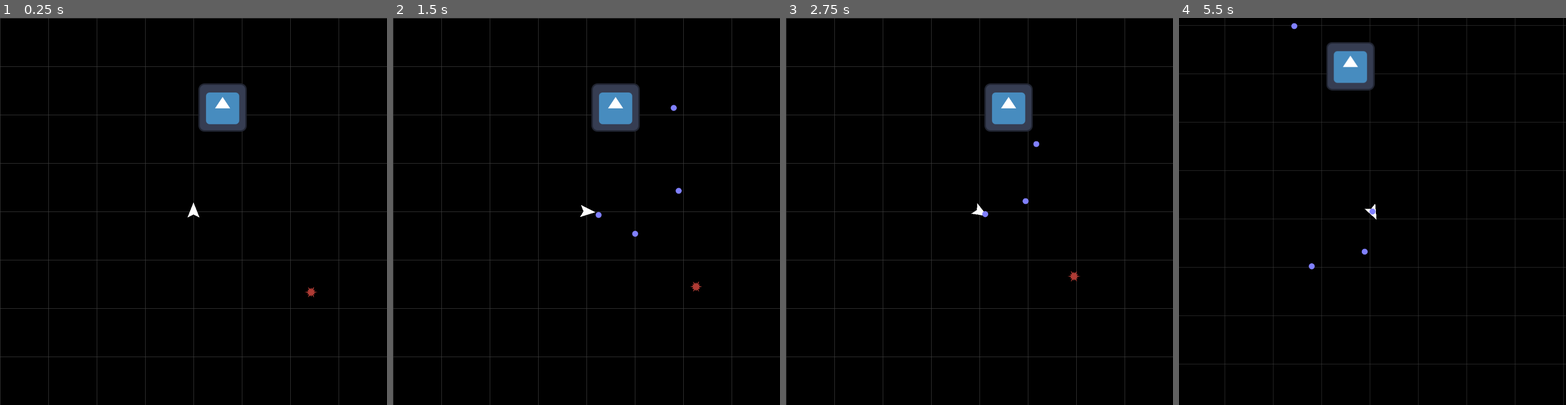
Above: before the commit, frames 1-4 (left to right).
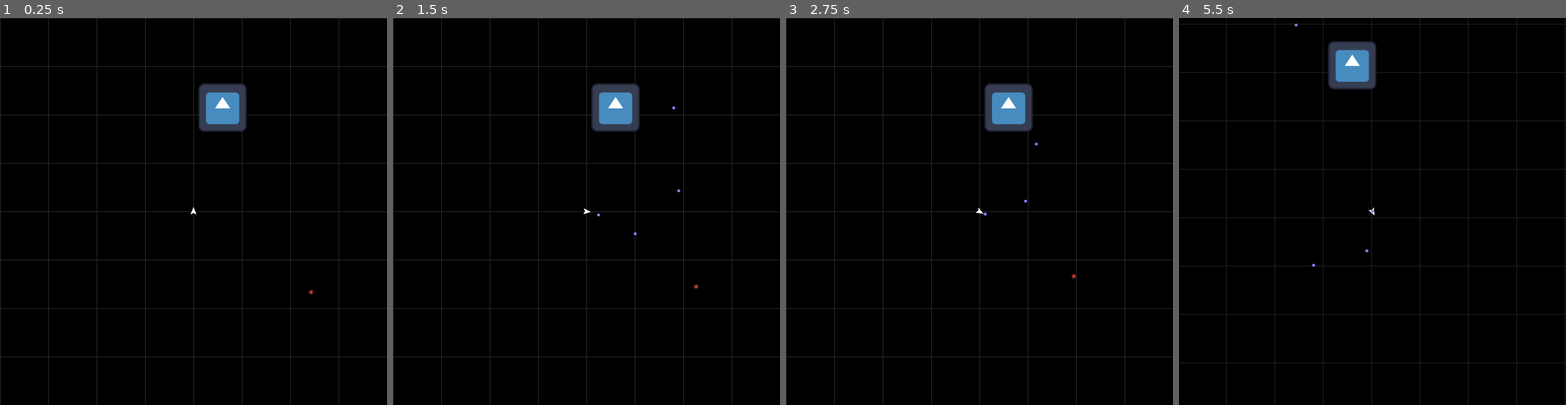
Above: after the commit, the same moments.

Repository: Trantarius/ArcadeGame
Game: Godot game, scene res://main.tscn
The game is run twice, just before and just after one commit, with the same random seed, the same clock (stepped at 60 frames per second) and the same inputs. The engine's default icon, where the game draws it, is replaced by a stand-in: a white triangle on a blue panel in a dark square.
Inputs:
- Up to frame 1 (0.25 s): no input
- Up to frame 2 (1.5 s): tap Enter at 0.5 s; hold D (right) 0.53-1.28 s; hold Space (shoot) 0.53-1.28 s; hold A (left) from 1.28 s (still down); tap Space (shoot) at 1.35 s
- Up to frame 3 (2.75 s): release A (left) at 2.03 s; hold D (right) from 2.03 s (still down); hold Space (shoot) from 2.03 s (still down)
- Up to frame 4 (5.5 s): release D (right) at 2.78 s; release Space (shoot) at 2.78 s; hold W (forward) 2.78-3.53 s; tap Space (shoot) at 2.85, 4.35 s; hold Space (shoot) 3.53-4.28 s; hold A (left) from 3.53 s (still down); hold Space (shoot) from 5.03 s (still down)

The runs differ from the first frame. In frame 1, less than 0.1% of the frame differs, in the area x 48-82%, y 47-73%; in frame 2, 0.1%; in frame 3, 0.1%; in frame 4, 4.4%, in the area x 0-100%, y 0-100%.

Commit message:
scale objects down by 1/2

Diff:
--- a/bullet.tscn
+++ b/bullet.tscn
@@ -4,7 +4,7 @@
 [ext_resource type="Texture2D" uid="uid://dl7xa5y67kdnt" path="res://circle.png" id="2_bfpjd"]
 
 [sub_resource type="CircleShape2D" id="CircleShape2D_33omy"]
-radius = 8.0
+radius = 4.0
 
 [node name="Bullet" type="CharacterBody2D"]
 collision_layer = 0
@@ -12,7 +12,7 @@
 script = ExtResource("1_5u6dh")
 
 [node name="Sprite2D" type="Sprite2D" parent="."]
-scale = Vector2(0.25, 0.25)
+scale = Vector2(0.125, 0.125)
 texture = ExtResource("2_bfpjd")
 
 [node name="CollisionShape2D" type="CollisionShape2D" parent="."]
--- a/player/player.tscn
+++ b/player/player.tscn
@@ -13,10 +13,10 @@
 
 [node name="Polygon2D" type="Polygon2D" parent="."]
 antialiased = true
-polygon = PackedVector2Array(-16, 16, 0, -24, 16, 16, 0, 8)
+polygon = PackedVector2Array(-8, 8, 0, -12, 8, 8, 0, 4)
 
 [node name="CollisionPolygon2D" type="CollisionPolygon2D" parent="."]
-polygon = PackedVector2Array(-16, 16, 0, -24, 16, 16, 0, 8)
+polygon = PackedVector2Array(-8, 8, 0, -12, 8, 8, 0, 4)
 
 [node name="RemoteTransform2D" type="RemoteTransform2D" parent="."]
 remote_path = NodePath("../Camera2D")
--- a/spiky/make_spikeball_polygon.gd
+++ b/spiky/make_spikeball_polygon.gd
@@ -1,9 +1,9 @@
 @tool
 extends EditorScript
 
-const outer_radius:float = 16
-const middle_radius:float = 12
-const inner_radius:float = 8
+const outer_radius:float = 8
+const middle_radius:float = 6
+const inner_radius:float = 4
 const spokes:int = 6
 
 # Called when the script is executed (using File -> Run in Script Editor).
--- a/spiky/spiky.tscn
+++ b/spiky/spiky.tscn
@@ -3,7 +3,7 @@
 [ext_resource type="Script" path="res://spiky/Spiky.gd" id="1_185kc"]
 
 [sub_resource type="CircleShape2D" id="CircleShape2D_qpxtk"]
-radius = 12.0
+radius = 6.0
 
 [node name="Spiky" type="CharacterBody2D" groups=["Enemies"]]
 collision_layer = 4
@@ -14,7 +14,7 @@
 
 [node name="Polygon2D" type="Polygon2D" parent="."]
 color = Color(0.686275, 0.231373, 0.207843, 1)
-polygon = PackedVector2Array(16, 0, 7.72741, 2.07055, 10.3923, 6, 5.65685, 5.65685, 8, 13.8564, 2.07055, 7.72741, -5.24537e-07, 12, -2.07055, 7.72741, -8, 13.8564, -5.65685, 5.65685, -10.3923, 6, -7.72741, 2.07055, -16, -1.39876e-06, -7.72741, -2.07055, -10.3923, -6, -5.65685, -5.65685, -8, -13.8564, -2.07055, -7.72741, 1.43099e-07, -12, 2.07055, -7.72741, 8, -13.8564, 5.65685, -5.65686, 10.3923, -6, 7.72741, -2.07055)
+polygon = PackedVector2Array(8, 0, 3.8637, 1.03528, 5.19615, 3, 2.82843, 2.82843, 4, 6.9282, 1.03528, 3.8637, -2.62268e-07, 6, -1.03528, 3.8637, -4, 6.9282, -2.82843, 2.82843, -5.19615, 3, -3.8637, 1.03528, -8, -6.99382e-07, -3.8637, -1.03528, -5.19615, -3, -2.82843, -2.82843, -4, -6.9282, -1.03528, -3.8637, 7.15493e-08, -6, 1.03528, -3.8637, 4, -6.9282, 2.82843, -2.82843, 5.19615, -3, 3.8637, -1.03528)
 
 [node name="CollisionShape2D" type="CollisionShape2D" parent="."]
 shape = SubResource("CircleShape2D_qpxtk")
